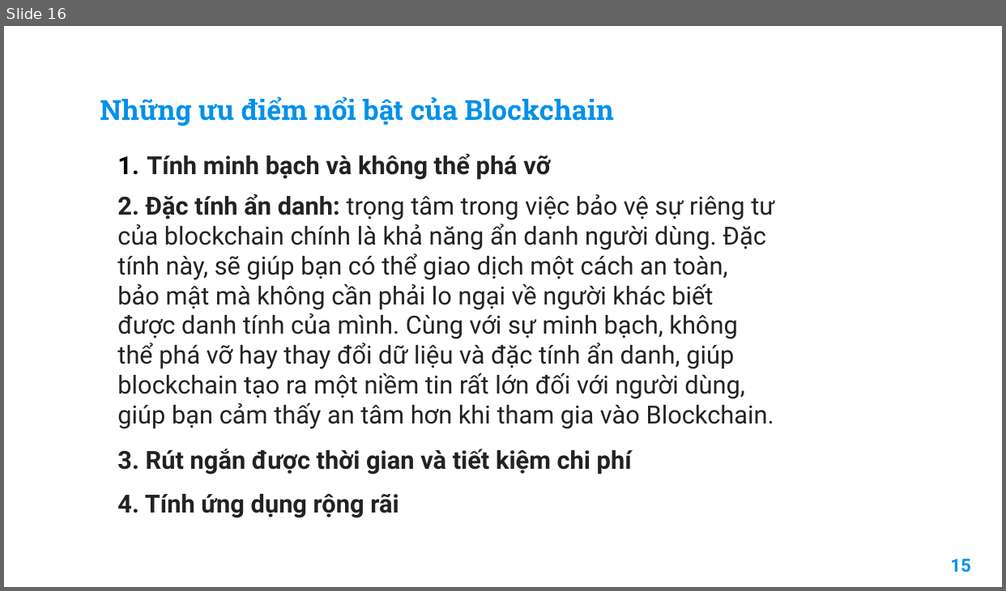
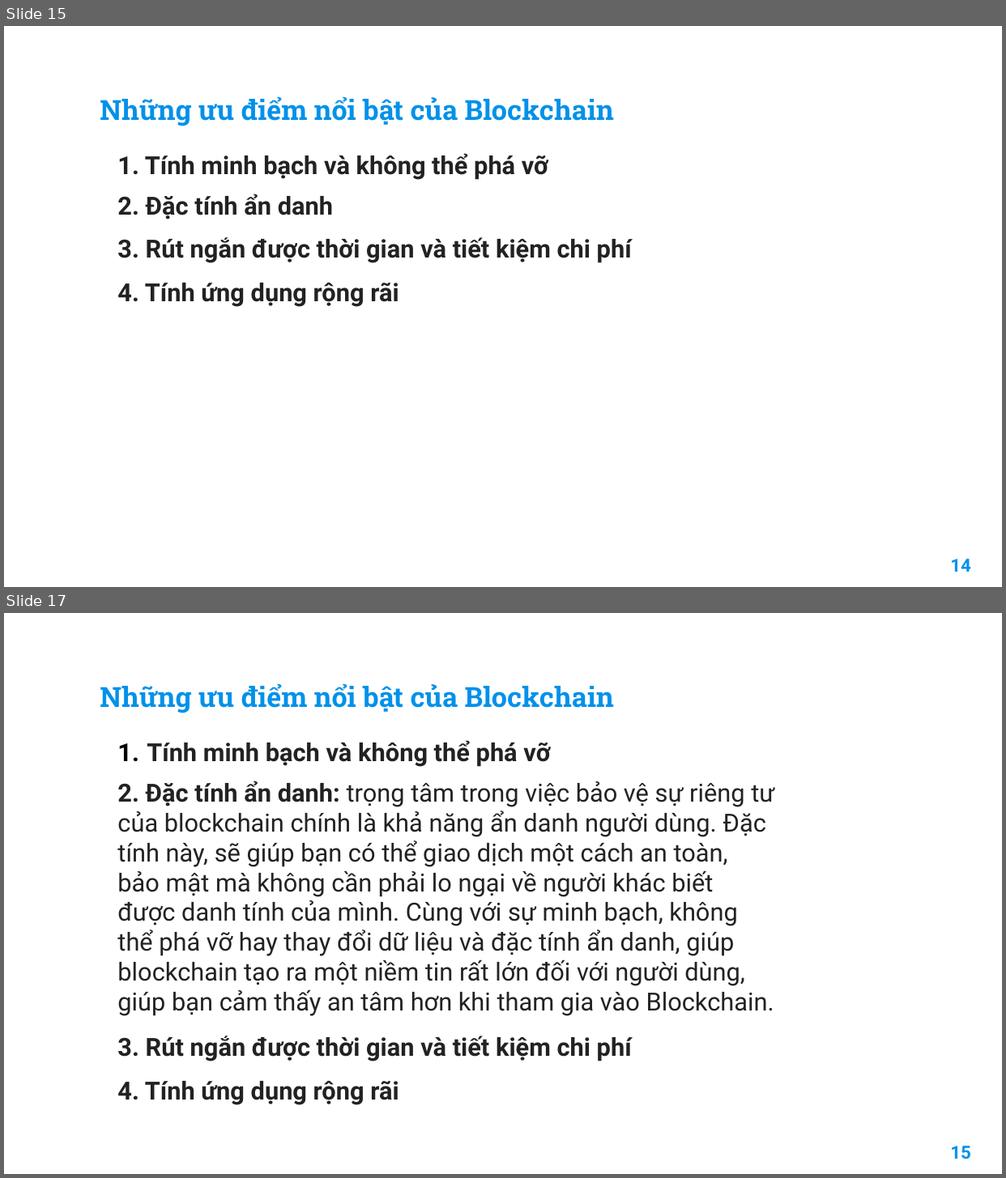
Before and after one commit to TccKaiCi/blockChainWallet, a slide deck: atbmhttt2.pptx. Shown one above the other, each under a label of ours: slide 16 before the commit, slides 15 and 17 after it; the slides between them are not shown. The pictures are 1006x591 and 1006x1178 pixels, drawn with LibreOffice and Linux fonts; fonts in the diff are those of the drawing; background and template pictures are left out. Boxes give left, top, right and bottom in pixels: in the first picture for what was removed or moved away, otherwise in the second. Text is boxed around its words. In the diff, an @@ line names an element or a change of style, - is before the commit and + after.

```diff
--- a/atbmhttt2.pptx
+++ b/atbmhttt2.pptx
@@ slide 15 added at [4,26,1002,587], background picture (left out) @@
@@ title added at [100,96,614,126], 20 pt, text #0091EA, bold @@
+Những ưu điểm nổi bật của Blockchain
@@ text added at [117,153,548,180], 18 pt, text #222222, bold @@
+1. Tính minh bạch và không thể phá vỡ
@@ text added at [117,194,333,220], 18 pt, text #222222, bold @@
+2. Đặc tính ẩn danh
@@ text added at [117,237,632,263], 18 pt, text #222222, bold @@
+3. Rút ngắn được thời gian và tiết kiệm chi phí
@@ text added at [117,283,398,307], 18 pt, text #222222, bold @@
+4. Tính ứng dụng rộng rãi
@@ text added at [950,559,970,572], 13 pt, text #0091EA, bold @@
+14
@@ what was slide 16 is now slide 17 @@
```
Also in this commit, not shown: 4 slides changed.
